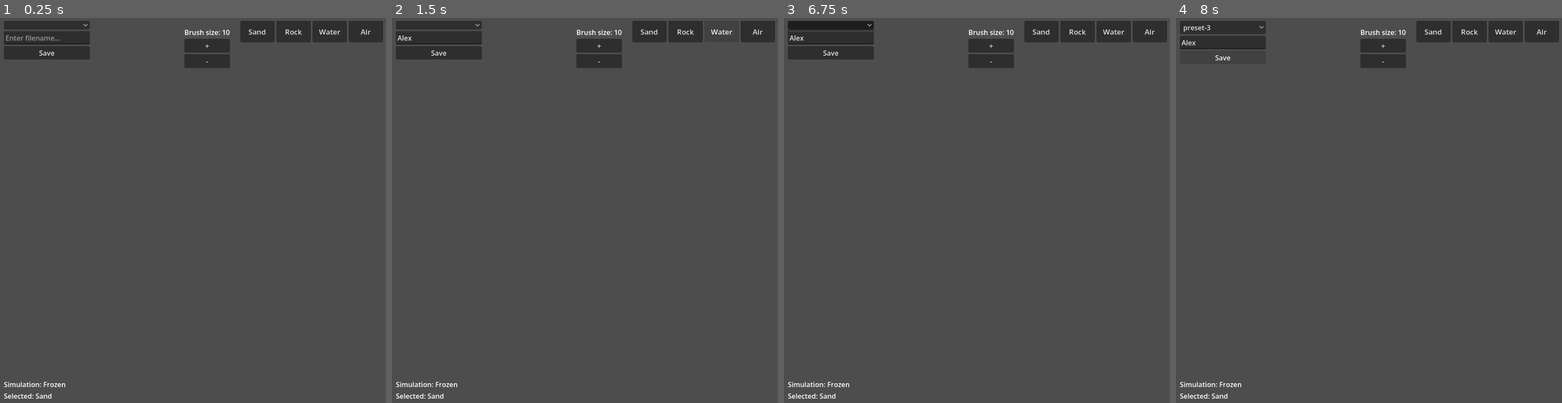
Above: before the commit, frames 1-4 (left to right).
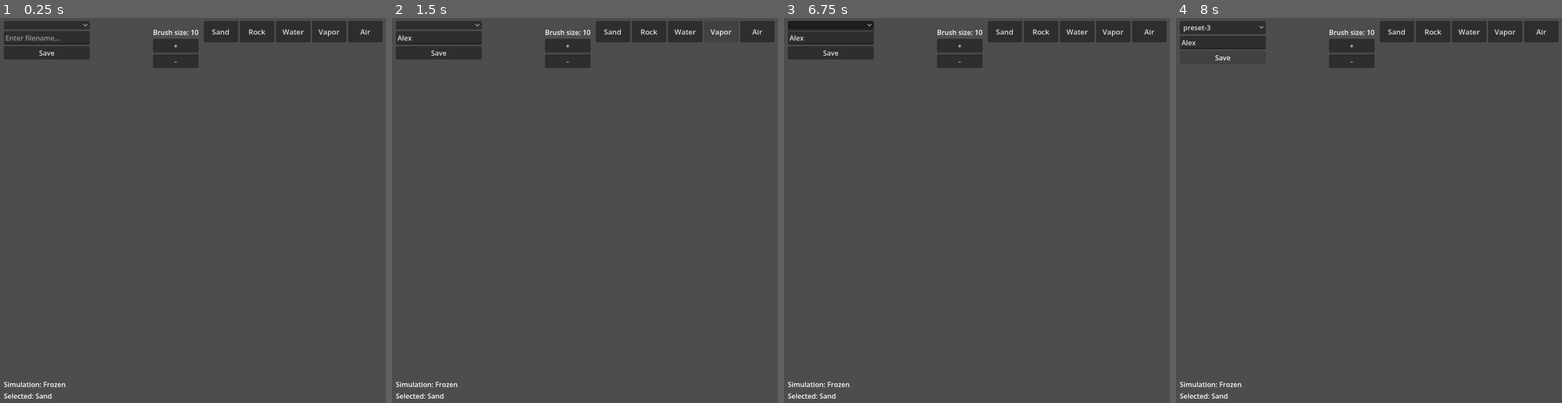
Above: after the commit, the same moments.

Repository: SachaJGregoire/sandbox
Game: Godot game, scene res://main.tscn
The game is run twice, just before and just after one commit, with the same random seed, the same clock (stepped at 60 frames per second) and the same inputs.
Inputs (mouse positions are in pixels of both pictures, inside the frame that each line leads up to):
- Up to frame 1 (0.25 s): no input
- Up to frame 2 (1.5 s): click (438, 37) at 0.52 s; type "Alex" at 0.6 s; click (720, 33) at 1.25 s, where only the run after the commit has a clickable "Vapor"
- Up to frame 3 (6.75 s): click "Sand" at 2 s; click "Rock" at 2.75 s; click "Water" at 3.5 s; click "Air" at 4.25 s; click "+" at 5 s; click "-" at 5.75 s; click (830, 25) at 6.5 s
- Up to frame 4 (8 s): click "Save" at 7.25 s

The runs differ from the first frame. In frame 1, 1.8% of the frame differs, in the area x 39-100%, y 0-13%; in frame 2, 1.7%; in frame 3, 1.8%; in frame 4, 1.8%.
Error before the commit: Cannot call method 'texture_get_data' on a null value. (res://texture_rect.gd:317)
Error after the commit: Cannot call method 'texture_get_data' on a null value. (res://texture_rect.gd:321)

Commit message:
implementing update_gas(), and fixing counters

Diff:
--- a/main.tscn
+++ b/main.tscn
@@ -31,9 +31,9 @@
 anchors_preset = 1
 anchor_left = 1.0
 anchor_right = 1.0
-offset_left = -340.0
+offset_left = -425.0
 offset_top = 10.0
-offset_right = 72.0
+offset_right = -9.0
 offset_bottom = 60.0
 grow_horizontal = 0
 
@@ -56,6 +56,12 @@
 theme_override_font_sizes/font_size = 17
 text = "Water"
 
+[node name="VaporButton" type="Button" parent="TextureRect/CanvasLayer/RightHBoxContainer" unique_id=1593401647]
+custom_minimum_size = Vector2(80, 30)
+layout_mode = 2
+theme_override_font_sizes/font_size = 17
+text = "Vapor"
+
 [node name="AirButton" type="Button" parent="TextureRect/CanvasLayer/RightHBoxContainer" unique_id=1844384132]
 custom_minimum_size = Vector2(80, 30)
 layout_mode = 2
@@ -63,9 +69,9 @@
 text = "Air"
 
 [node name="BrushStuff" type="VBoxContainer" parent="TextureRect/CanvasLayer" unique_id=1659679079]
-offset_left = 430.0
+offset_left = 357.0
 offset_top = 25.0
-offset_right = 536.0
+offset_right = 463.0
 offset_bottom = 120.0
 
 [node name="BrushSize" type="Label" parent="TextureRect/CanvasLayer/BrushStuff" unique_id=963681854]
@@ -85,9 +91,9 @@
 text = "-"
 
 [node name="Counters" type="HBoxContainer" parent="TextureRect/CanvasLayer" unique_id=1278594361]
-offset_left = 565.0
+offset_left = 487.0
 offset_top = 60.0
-offset_right = 977.0
+offset_right = 1087.0
 offset_bottom = 110.0
 
 [node name="SandCounter" type="Label" parent="TextureRect/CanvasLayer/Counters" unique_id=103942938]
@@ -99,6 +105,10 @@
 layout_mode = 2
 
 [node name="WaterCounter" type="Label" parent="TextureRect/CanvasLayer/Counters" unique_id=293309223]
+custom_minimum_size = Vector2(80, 0)
+layout_mode = 2
+
+[node name="VaporCounter" type="Label" parent="TextureRect/CanvasLayer/Counters" unique_id=1229051009]
 custom_minimum_size = Vector2(80, 0)
 layout_mode = 2
 
@@ -133,12 +143,12 @@
 layout_mode = 2
 text = "Save"
 
-[connection signal="pressed" from="TextureRect/CanvasLayer/RightHBoxContainer/AirButton" 	to="TextureRect" method="select" binds= [0]]
-[connection signal="pressed" from="TextureRect/CanvasLayer/RightHBoxContainer/SandButton" 	to="TextureRect" method="select" binds= [1]]
-[connection signal="pressed" from="TextureRect/CanvasLayer/RightHBoxContainer/WaterButton" 	to="TextureRect" method="select" binds= [2]]
-[connection signal="pressed" from="TextureRect/CanvasLayer/RightHBoxContainer/RockButton" 	to="TextureRect" method="select" binds= [3]]
-[connection signal="pressed" from="TextureRect/CanvasLayer/RightHBoxContainer/VaporButton" 	to="TextureRect" method="select" binds= [4]]
-[connection signal="pressed" from="TextureRect/CanvasLayer/BrushStuff/+" to="TextureRect" method="change_brush_size" binds= [ 1]]
+[connection signal="pressed" from="TextureRect/CanvasLayer/RightHBoxContainer/SandButton" to="TextureRect" method="select" binds= [1]]
+[connection signal="pressed" from="TextureRect/CanvasLayer/RightHBoxContainer/RockButton" to="TextureRect" method="select" binds= [3]]
+[connection signal="pressed" from="TextureRect/CanvasLayer/RightHBoxContainer/WaterButton" to="TextureRect" method="select" binds= [2]]
+[connection signal="pressed" from="TextureRect/CanvasLayer/RightHBoxContainer/VaporButton" to="TextureRect" method="select" binds= [4]]
+[connection signal="pressed" from="TextureRect/CanvasLayer/RightHBoxContainer/AirButton" to="TextureRect" method="select" binds= [0]]
+[connection signal="pressed" from="TextureRect/CanvasLayer/BrushStuff/+" to="TextureRect" method="change_brush_size" binds= [1]]
 [connection signal="pressed" from="TextureRect/CanvasLayer/BrushStuff/-" to="TextureRect" method="change_brush_size" binds= [-1]]
 [connection signal="item_selected" from="TextureRect/CanvasLayer/Presets/PresetsList" to="TextureRect" method="preset_selector"]
 [connection signal="pressed" from="TextureRect/CanvasLayer/Presets/Save" to="TextureRect" method="save_button"]
--- a/texture_rect.gd
+++ b/texture_rect.gd
@@ -75,10 +75,11 @@
 
 func create_counter_buffer() -> RID:
 	var data = PackedInt32Array()
-	data.resize(3)
+	data.resize(4)
 	data[0] = 0  # sand
 	data[1] = 0  # rock
 	data[2] = 0  # water
+	data[3] = 0  # vapor
 	return rd.storage_buffer_create(data.size() * 4, data.to_byte_array())
 
 func create_compute_pipeline() -> bool:
@@ -200,7 +201,7 @@
 func read_counters() -> Array:
 	var raw  = rd.buffer_get_data(counter_buffer)
 	var ints = raw.to_int32_array()
-	return [ints[0], ints[1], ints[2]]  # [sand, rock, water]
+	return [ints[0], ints[1], ints[2], ints[3]]  # [sand, rock, water, vapor]
 
 
 func _gui_input(event):
@@ -245,8 +246,10 @@
 		return
 
 
-	for i in range(2):
+	for i in range(4):
 		total_frames += 1
+
+		rd.buffer_clear(counter_buffer, 0, 16)
 
 		var input_idx = current_texture_index
 		var output_idx = 1 - current_texture_index
@@ -282,11 +285,12 @@
 	tex_rd.texture_rd_rid = textures[current_texture_index]
 	texture = tex_rd
 
-	#if total_frames % 30 == 0:
-		#var counts = read_counters()
-		#$CanvasLayer/Counters/SandCounter.text = "%d" % counts[0]
-		#$CanvasLayer/Counters/RockCounter.text = "%d" % counts[1]
-		#$CanvasLayer/Counters/WaterCounter.text = "%d" % counts[2]
+	if total_frames % 30 == 0:
+		var counts = read_counters()
+		$CanvasLayer/Counters/SandCounter.text = "%d" % counts[0]
+		$CanvasLayer/Counters/RockCounter.text = "%d" % counts[1]
+		$CanvasLayer/Counters/WaterCounter.text = "%d" % counts[2]
+		$CanvasLayer/Counters/VaporCounter.text = "%d" % counts[3]
 
 func select(x: int) -> void:
 	selected_material = x
Not shown, changed: sand.glsl
